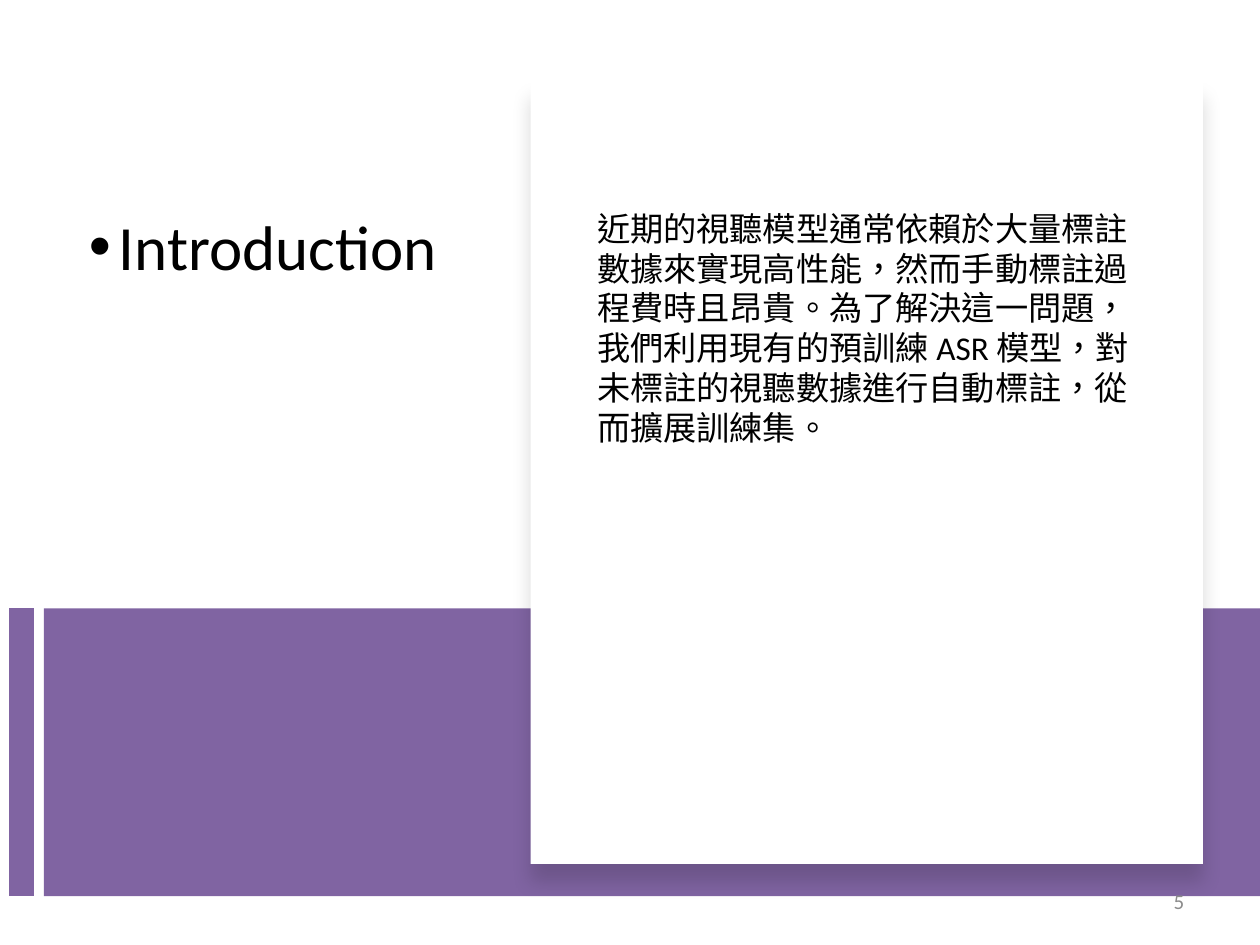
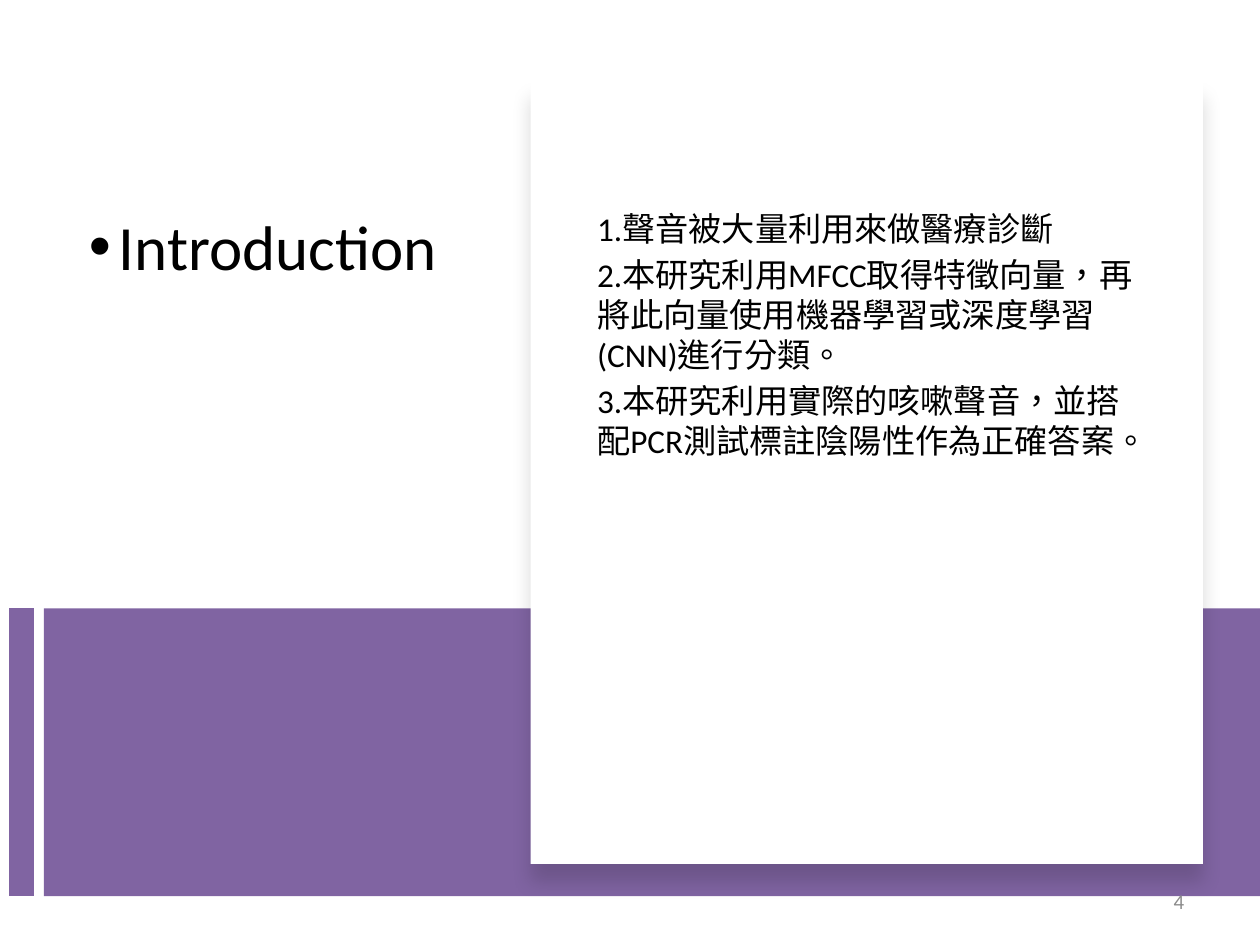
Before and after one commit to jasonfghx/lilicoco, a slide deck: slide 4 of 大學生/6哥FINAL1006.pptx (slide 5 before the commit). Drawn at 1260x945 pixels with LibreOffice and Linux fonts; fonts in the diff are those of the drawing. Boxes give left, top, right and bottom in pixels: in the first picture for what was removed or moved away, otherwise in the second. Text is boxed around its words. In the diff, an @@ line names an element or a change of style, - is before the commit and + after.

```diff
--- a/大學生/6哥FINAL1006.pptx
+++ b/大學生/6哥FINAL1006.pptx
@@ text at <box>597,213,1147,456</box>: text changed @@
-近期的視聽模型通常依賴於大量標註數據來實現高性能，然而手動標註過程費時且昂貴。為了解決這一問題，我們利用現有的預訓練 ASR 模型，對未標註的視聽數據進行自動標註，從而擴展訓練集。
+1.聲音被大量利用來做醫療診斷
+2.本研究利用MFCC取得特徵向量，再將此向量使用機器學習或深度學習(CNN)進行分類。
+3.本研究利用實際的咳嗽聲音，並搭配PCR測試標註陰陽性作為正確答案。
@@ page number at <box>1174,891,1185,909</box>: text changed @@
-5
+4
```
Also in this commit, not shown: 1 other slide changed, 1 slide added, 2 slides removed.
